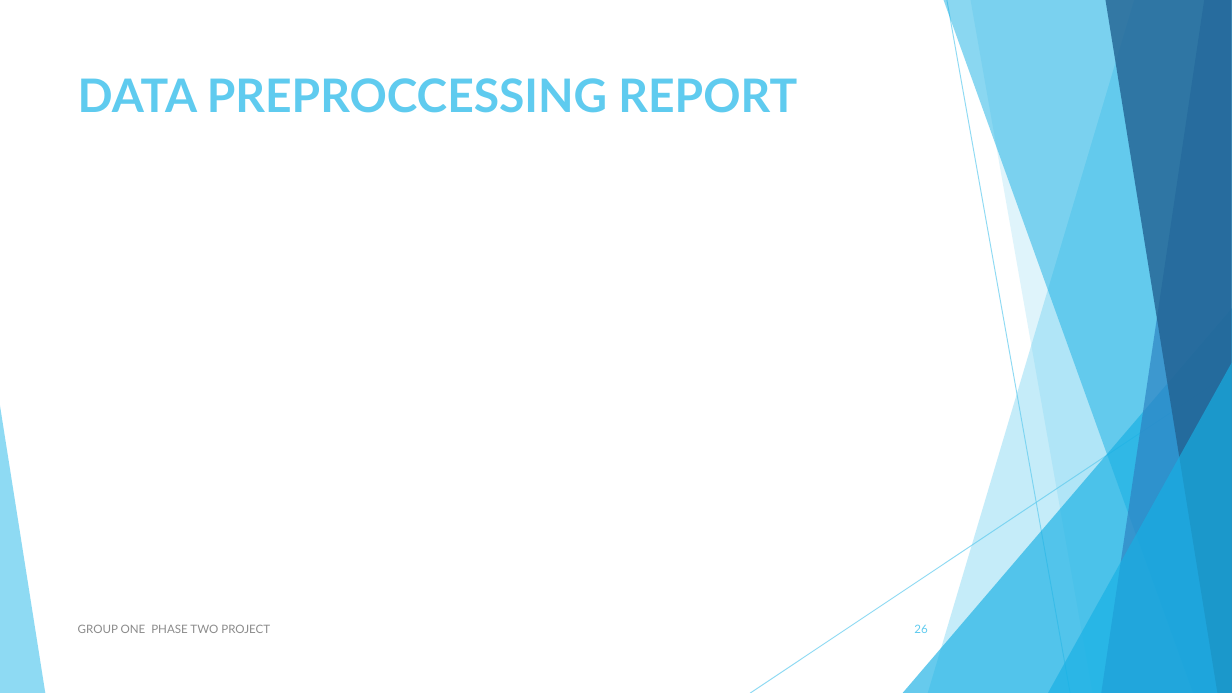
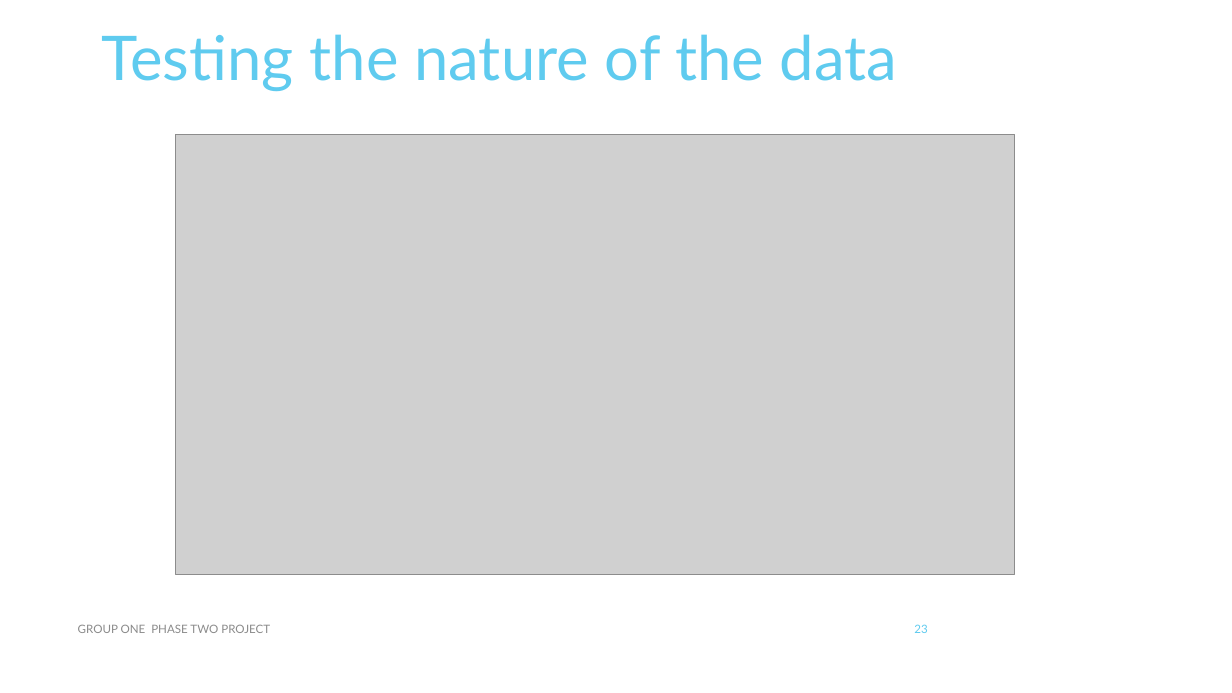
Before and after one commit to Sego-Mich/group_one_phase_two_project, a slide deck: slide 23 of PHASE TWO NON _TECH.pptx (slide 26 before the commit). Drawn at 1232x693 pixels with LibreOffice and Linux fonts; fonts in the diff are those of the drawing; grey boxes stand for pictures. Boxes give left, top, right and bottom in pixels: in the first picture for what was removed or moved away, otherwise in the second. Text is boxed around its words. In the diff, an @@ line names an element or a change of style, - is before the commit and + after.

```diff
--- a/PHASE TWO NON _TECH.pptx
+++ b/PHASE TWO NON _TECH.pptx
@@ title added at box(102, 34, 897, 91), 48 pt, text #5FCBEF @@
+Testing the nature of the data
@@ title removed at box(78, 78, 797, 113) @@
-DATA PREPROCCESSING REPORT
@@ picture added at box(176, 134, 1015, 574) @@
@@ group removed at box(0, 0, 1232, 693): 5 freeform shapes, 3 triangles, 2 lines @@
@@ page number at box(914, 624, 927, 633): text changed @@
-26
+23
```
Also in this commit, not shown: 22 other slides changed, 7 slides added, 4 slides removed, 1 other file.
